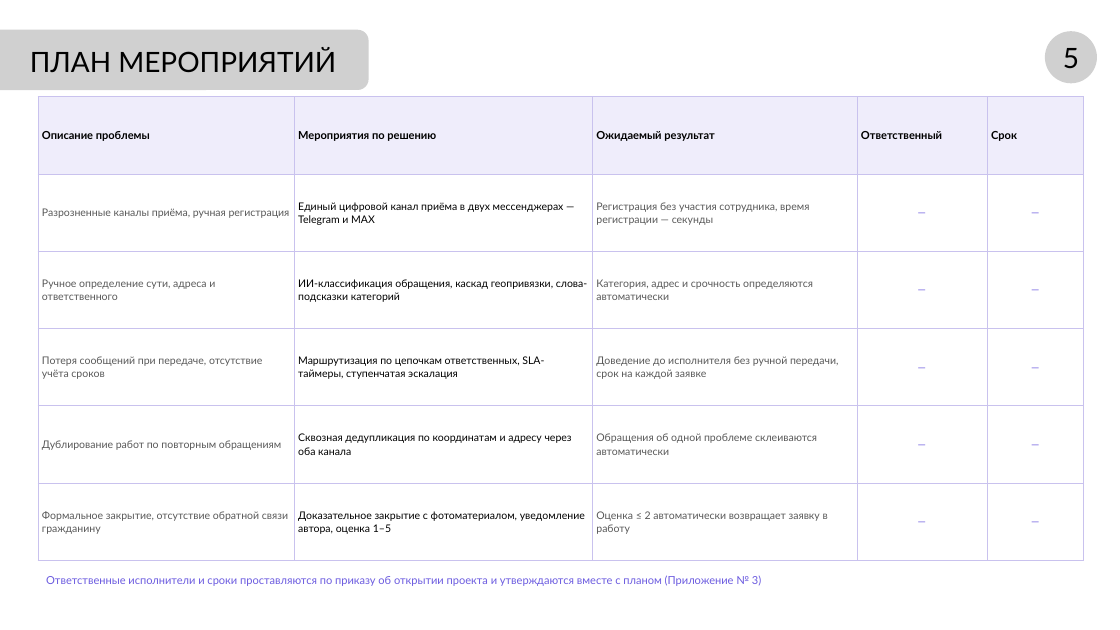
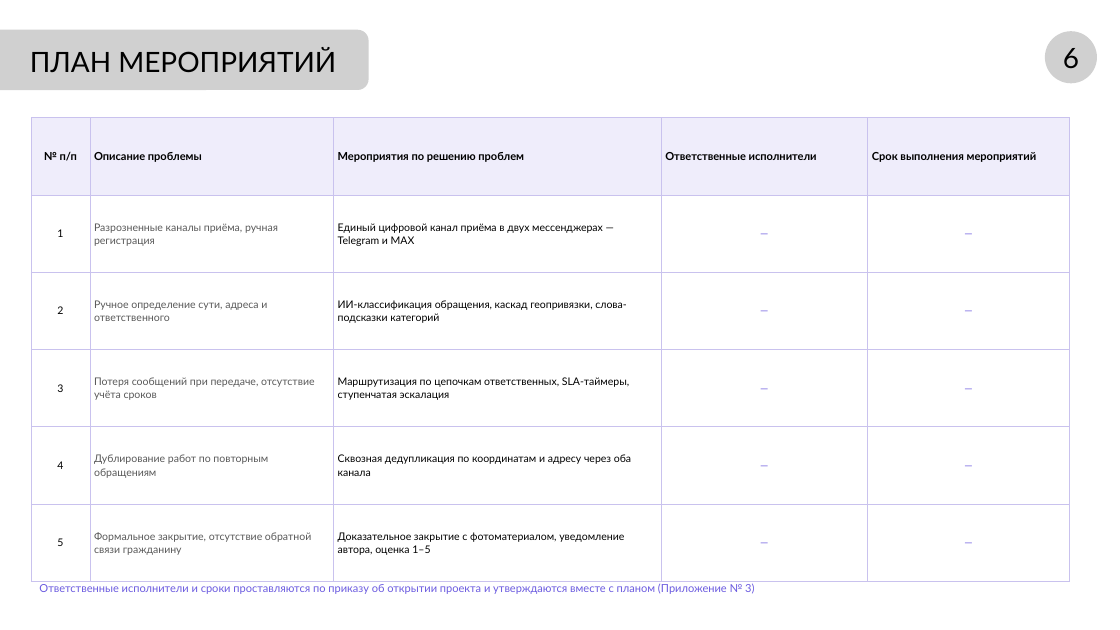
Before and after one commit to NiceGenn/Team-28-progress, a slide deck: slide 6 of файлы/prezentaciya-chernovik.pptx. Drawn at 1120x630 pixels with LibreOffice and Linux fonts; fonts in the diff are those of the drawing; grey boxes stand for pictures. Boxes give left, top, right and bottom in pixels: in the first picture for what was removed or moved away, otherwise in the second. Text is boxed around its words. In the diff, an @@ line names an element or a change of style, - is before the commit and + after.

```diff
--- a/файлы/prezentaciya-chernovik.pptx
+++ b/файлы/prezentaciya-chernovik.pptx
@@ text at (1063, 48, 1079, 68): text changed @@
-5
+6
@@ table at (31, 118, 1070, 581) @@
-row 1: Описание проблемы | Мероприятия по решению | Ожидаемый результат | Ответственный | Срок
+row 1: № п/п | Описание проблемы | Мероприятия по решению проблем | Ответственные исполнители | Срок выполнения мероприятий
-row 2: Разрозненные каналы приёма, ручная регистрация | Единый цифровой канал приёма в двух мессенджерах — Telegram и MAX | Регистрация без участия сотрудника, время регистрации — секунды | — | —
+row 2: 1 | Разрозненные каналы приёма, ручная регистрация | Единый цифровой канал приёма в двух мессенджерах — Telegram и MAX | — | —
-row 3: Ручное определение сути, адреса и ответственного | ИИ-классификация обращения, каскад геопривязки, слова-подсказки категорий | Категория, адрес и срочность определяются автоматически | — | —
+row 3: 2 | Ручное определение сути, адреса и ответственного | ИИ-классификация обращения, каскад геопривязки, слова-подсказки категорий | — | —
-row 4: Потеря сообщений при передаче, отсутствие учёта сроков | Маршрутизация по цепочкам ответственных, SLA-таймеры, ступенчатая эскалация | Доведение до исполнителя без ручной передачи, срок на каждой заявке | — | —
+row 4: 3 | Потеря сообщений при передаче, отсутствие учёта сроков | Маршрутизация по цепочкам ответственных, SLA-таймеры, ступенчатая эскалация | — | —
-row 5: Дублирование работ по повторным обращениям | Сквозная дедупликация по координатам и адресу через оба канала | Обращения об одной проблеме склеиваются автоматически | — | —
+row 5: 4 | Дублирование работ по повторным обращениям | Сквозная дедупликация по координатам и адресу через оба канала | — | —
-row 6: Формальное закрытие, отсутствие обратной связи гражданину | Доказательное закрытие с фотоматериалом, уведомление автора, оценка 1–5 | Оценка ≤ 2 автоматически возвращает заявку в работу | — | —
+row 6: 5 | Формальное закрытие, отсутствие обратной связи гражданину | Доказательное закрытие с фотоматериалом, уведомление автора, оценка 1–5 | — | —
@@ table: place and size @@
-table at (38, 97, 1084, 560)
+table at (31, 118, 1070, 581)
@@ text "Ответственные исполнители и сроки проставляются ...": place and size @@
-text "Ответственные исполнители и сроки проставляются ..." at (46, 575, 761, 586)
+text "Ответственные исполнители и сроки проставляются ..." at (39, 583, 754, 594)
```
Also in this commit, not shown: 5 other slides changed, 1 slide added, 1 slide removed, 12 other files.
